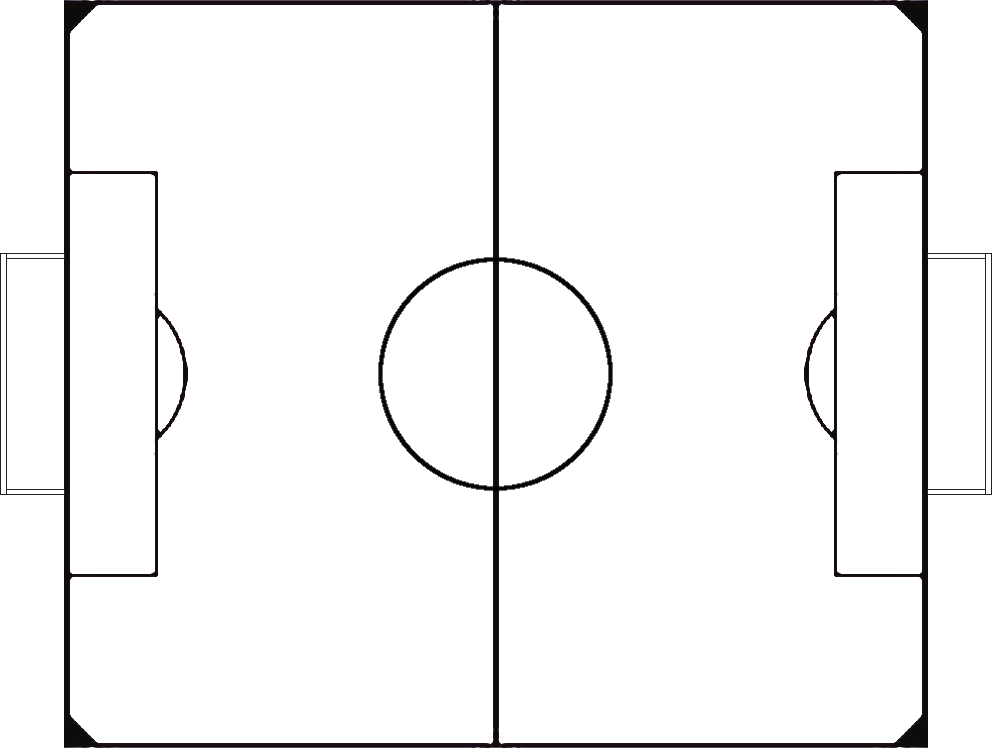
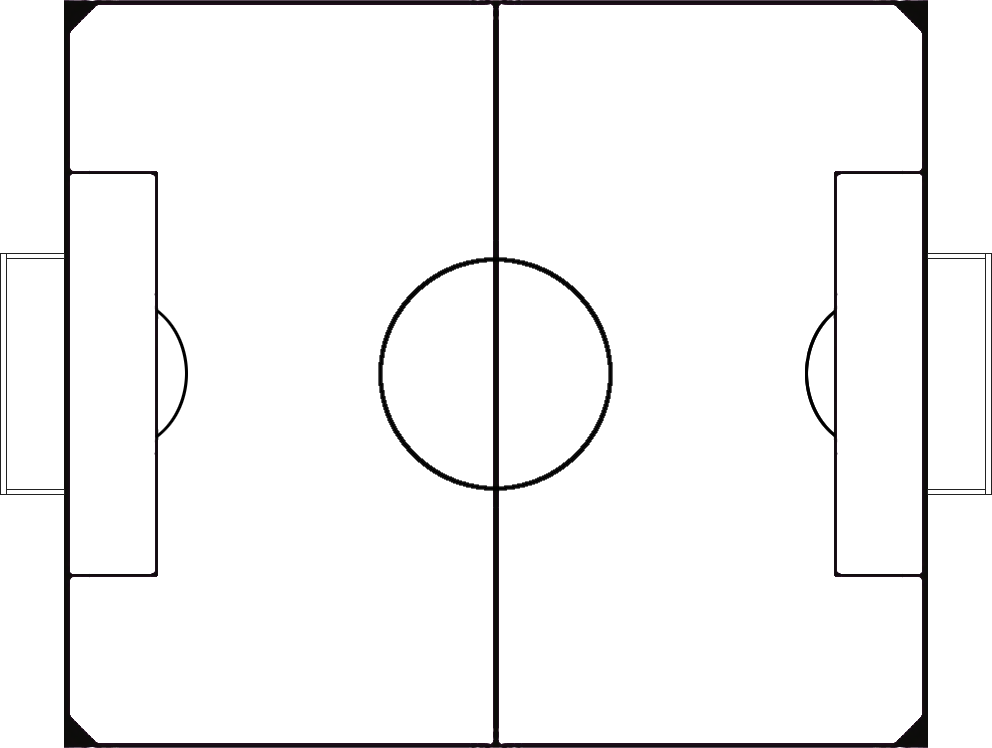
Comparing the layer stacks of the two 992 x 748 images. Changes:
added layer "line2" above "line" over (154, 308, 188, 440)
added layer "line" above "field" over (805, 309, 836, 439)
painted on "field" over (154, 308, 834, 441)
